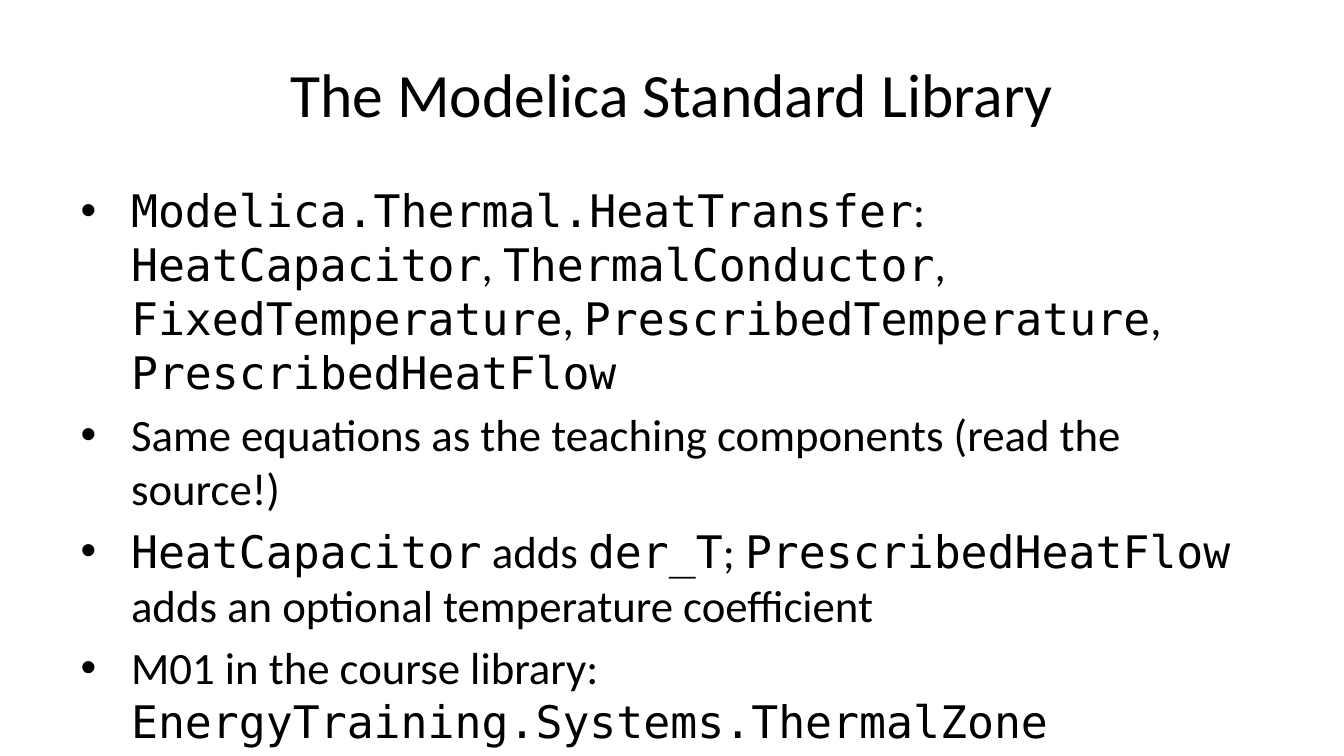
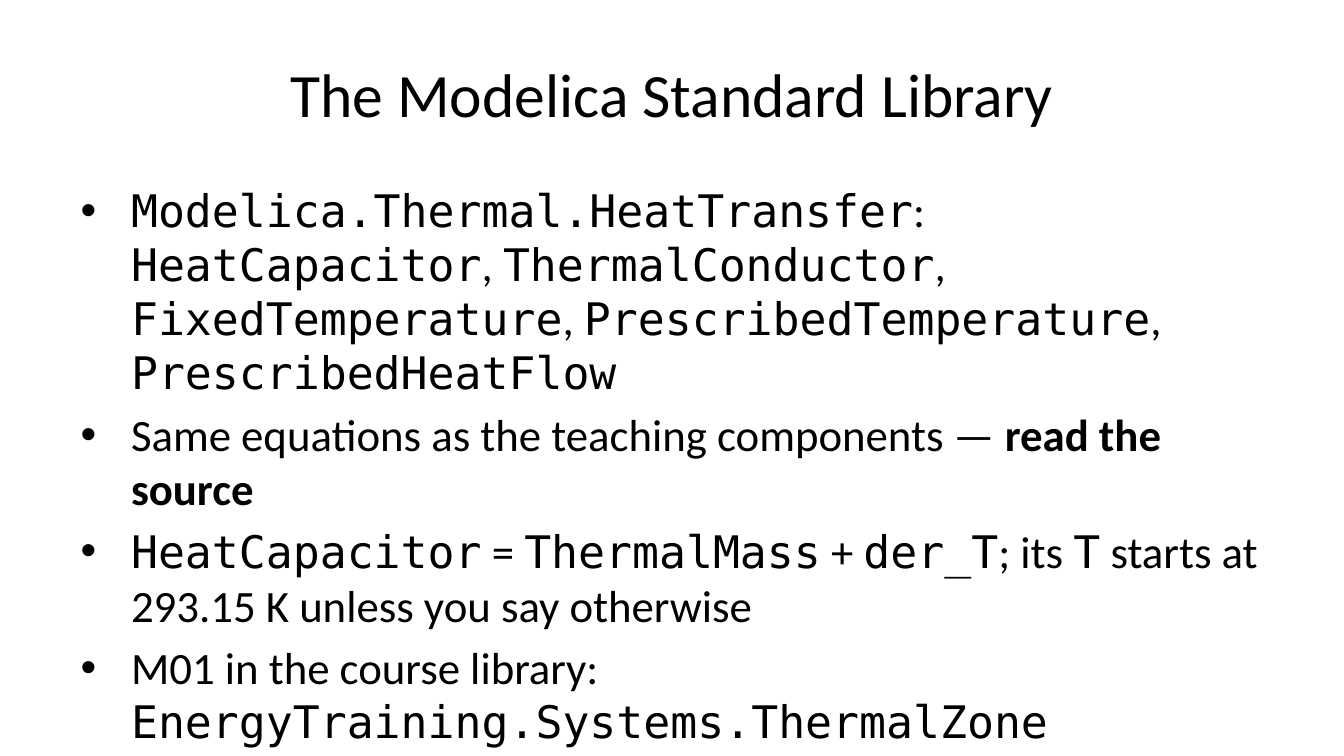
Before and after one commit to DSSchiera/energy-systems-modelica-python-course-participant, a slide deck: slide 16 of slides/session_03/session_03.pptx (slide 13 before the commit). Drawn at 1344x756 pixels with LibreOffice and Linux fonts; fonts in the diff are those of the drawing. Boxes give left, top, right and bottom in pixels: in the first picture for what was removed or moved away, otherwise in the second. Text is boxed around its words. In the diff, an @@ line names an element or a change of style, - is before the commit and + after.

```diff
--- a/slides/session_03/session_03.pptx
+++ b/slides/session_03/session_03.pptx
@@ text at bbox=[131, 419, 1258, 630]: text changed @@
-• Same equations as the teaching components (read the source!)
-• HeatCapacitor adds der_T; PrescribedHeatFlow adds an optional temperature coefficient
+• Same equations as the teaching components — read the source
+• HeatCapacitor = ThermalMass + der_T; its T starts at 293.15 K unless you say otherwise
```
Also in this commit, not shown: 9 other slides changed, 7 slides added, 3 slides removed, 12 other files.
